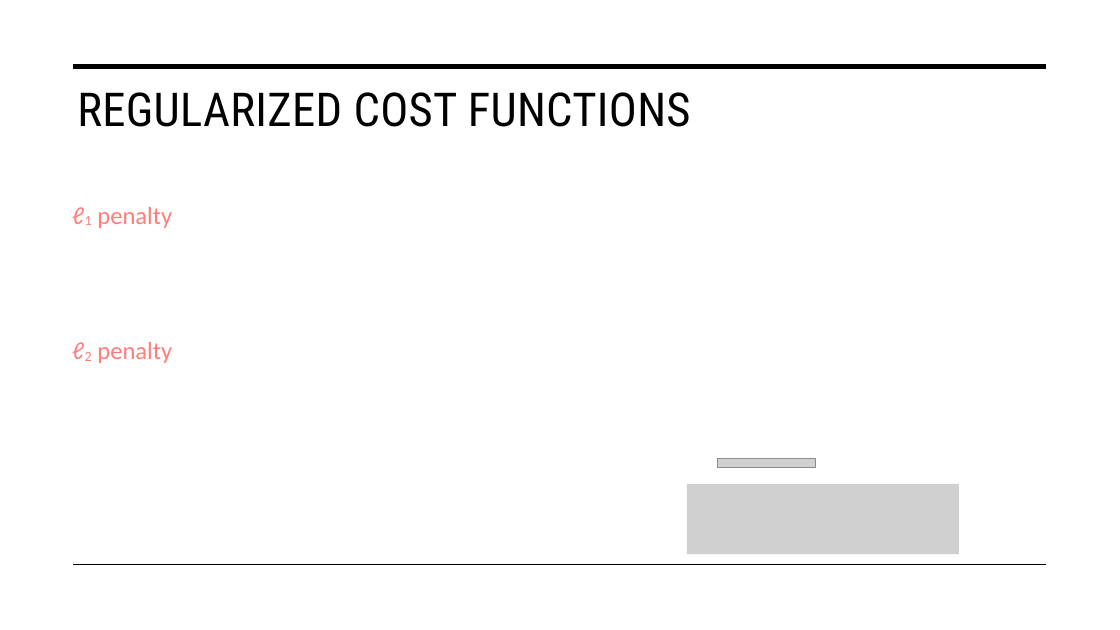
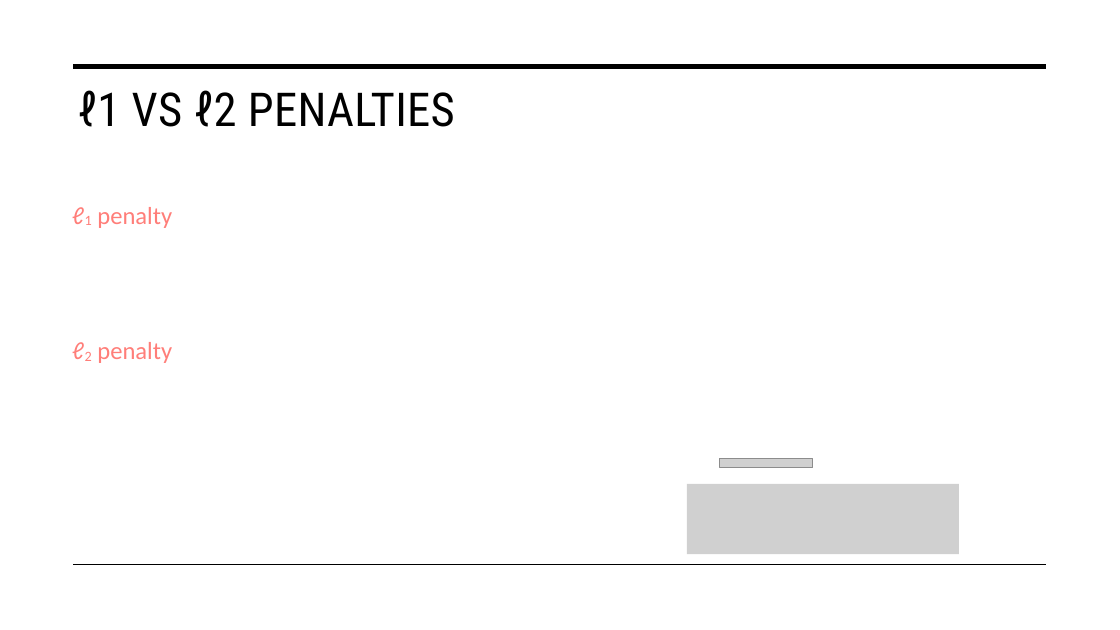
Before and after one commit to STAT-486-Fall-2026/course-content, a slide deck: slide 9 of slides/05-regularization.pptx. Drawn at 1120x630 pixels with LibreOffice and Linux fonts; fonts in the diff are those of the drawing; grey boxes stand for pictures. Boxes give left, top, right and bottom in pixels: in the first picture for what was removed or moved away, otherwise in the second. Text is boxed around its words. In the diff, an @@ line names an element or a change of style, - is before the commit and + after.

```diff
--- a/slides/05-regularization.pptx
+++ b/slides/05-regularization.pptx
@@ title at box(132, 90, 455, 127): text changed @@
-REGULARIZED COST FUNCTIONS
+ℓ1 VS ℓ2 PENALTIES
@@ picture: place and size @@
-picture at box(718, 459, 816, 468)
+picture at box(720, 459, 812, 468)
```
Also in this commit, not shown: 5 other slides changed, 5 slides added, 1 slide removed, 1 other file.
